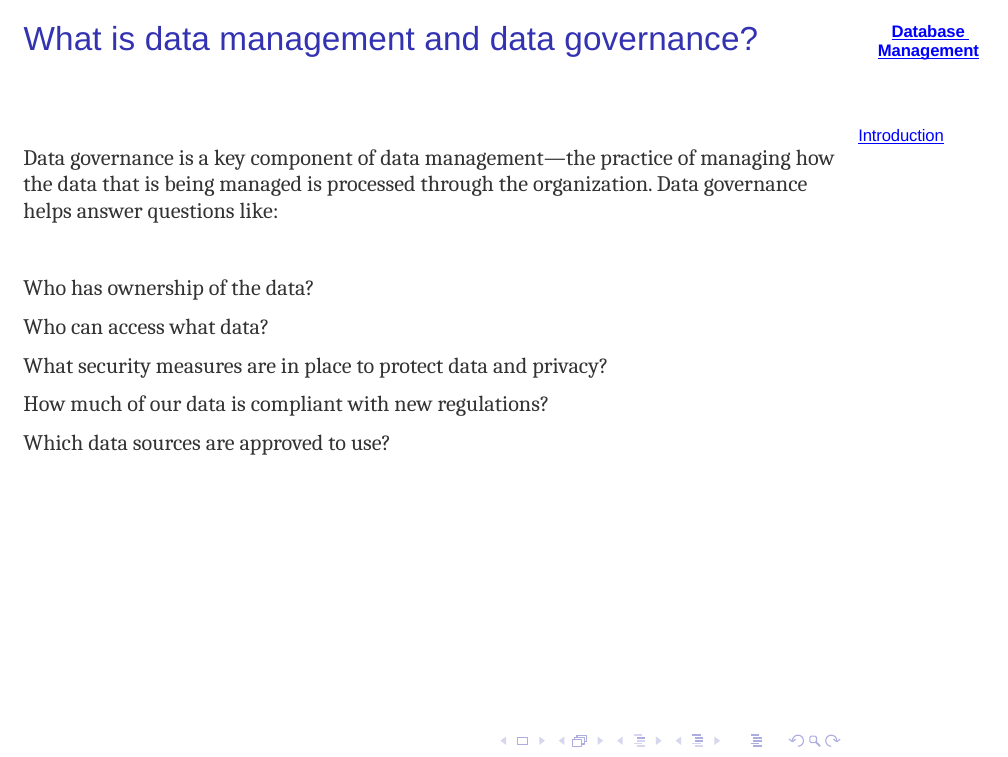
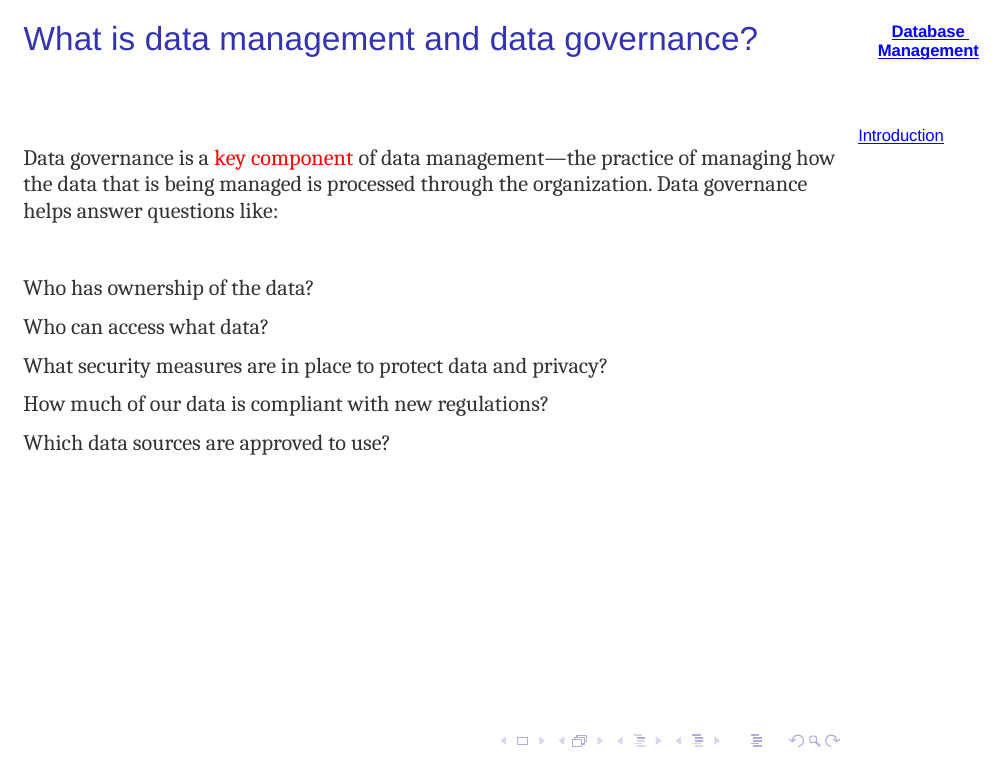
Before and after one commit to shakiliitju/Masters-in-IT, a slide deck: slide 6 of Chapter One 1448/IT 641_Data Management and Governance/Lecture/1 Data management.pptx. Drawn at 1008x757 pixels with LibreOffice and Linux fonts; fonts in the diff are those of the drawing; background and template pictures are left out. Boxes give left, top, right and bottom in pixels: in the first picture for what was removed or moved away, otherwise in the second. Text is boxed around its words. In the diff, an @@ line names an element or a change of style, - is before the commit and + after.

```diff
--- a/Chapter One 1448/IT 641_Data Management and Governance/Lecture/1 Data management.pptx
+++ b/Chapter One 1448/IT 641_Data Management and Governance/Lecture/1 Data management.pptx
@@ text at [23,149,835,223]: text colour #333333 to #FF0000 in "key component" @@
```
Also in this commit, not shown: 3 other slides changed, 6 other files.
